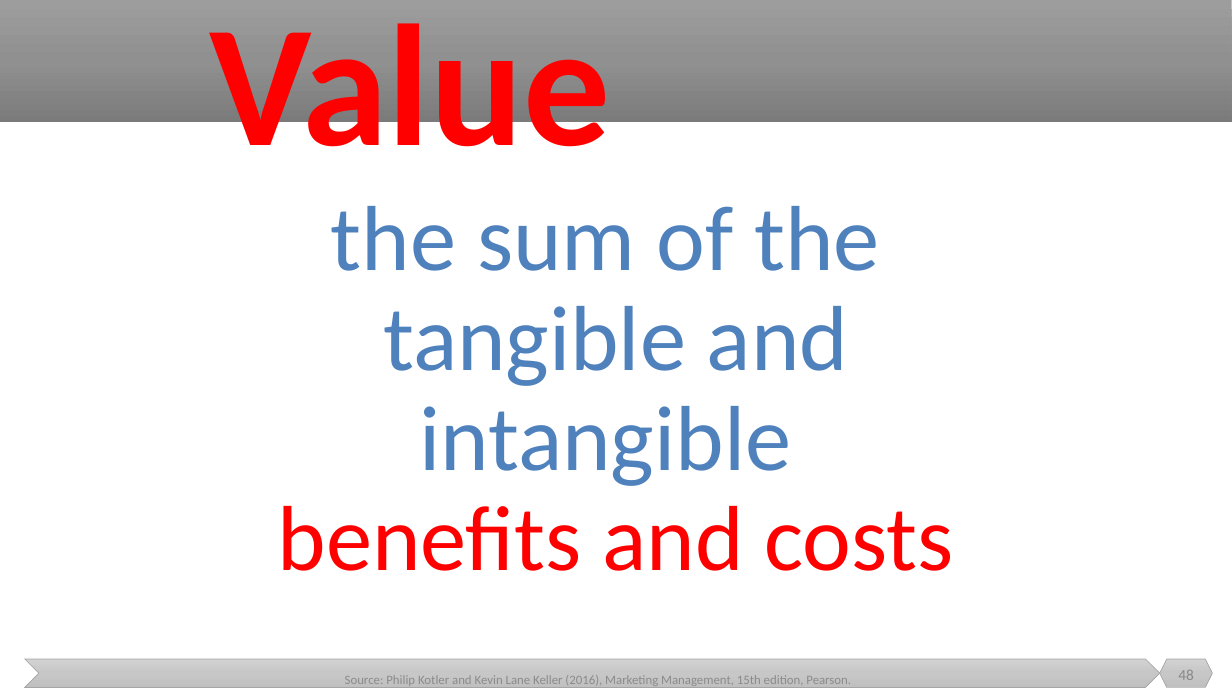
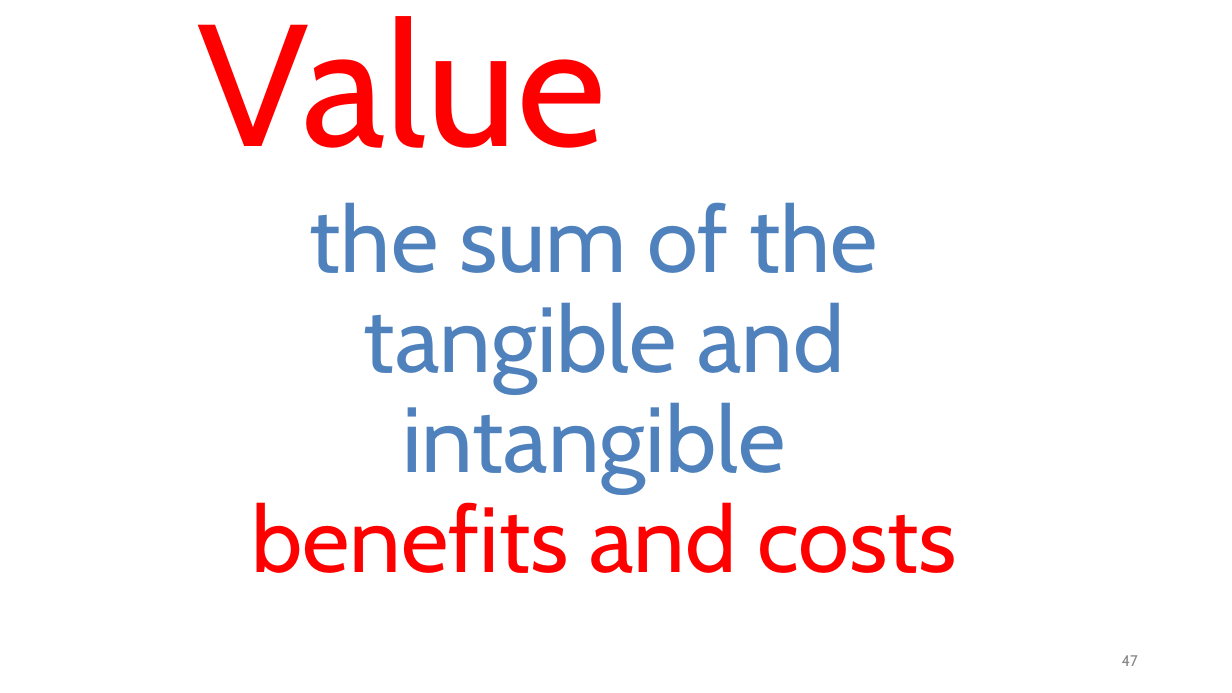
Before and after one commit to malenezi/malenezi, a slide deck: slide 47 of SE423/Lectures/2-Software Engineering/Software Engineering.pptx (slide 48 before the commit). Drawn at 1232x693 pixels with LibreOffice and Linux fonts; fonts in the diff are those of the drawing. Boxes give left, top, right and bottom in pixels: in the first picture for what was removed or moved away, otherwise in the second. Text is boxed around its words. In the diff, an @@ line names an element or a change of style, - is before the commit and + after.

```diff
--- a/SE423/Lectures/2-Software Engineering/Software Engineering.pptx
+++ b/SE423/Lectures/2-Software Engineering/Software Engineering.pptx
@@ rectangle removed at (0,0,1232,122) @@
@@ title "Value": place and size @@
-title "Value" at (209,1,610,184)
+title "Value" at (198,16,606,148)
@@ title "Value" at (198,16,606,148): font Calibri to Cabin, bold off @@
@@ text "the sum of the tangible ...": place and size @@
-text "the sum of the tangible ..." at (278,206,954,571)
+text "the sum of the tangible ..." at (251,202,957,573)
@@ text "the sum of the tangible ..." at (251,202,957,573): font Calibri to Cabin @@
@@ chevron removed at (25,659,1160,688) @@
@@ page number added at (1122,655,1138,666), 12 pt, text #898989 @@
+47
@@ hexagon removed at (1160,659,1213,688) @@
@@ text removed at (345,675,851,689) @@
-Source: Philip Kotler and Kevin Lane Keller (2016), Marketing Management, 15th edition, Pearson.
@@ page number removed at (1178,670,1194,680) @@
-48
```
Also in this commit, not shown: 62 other slides changed, 1 slide added, 6 slides removed, 1 other file.
